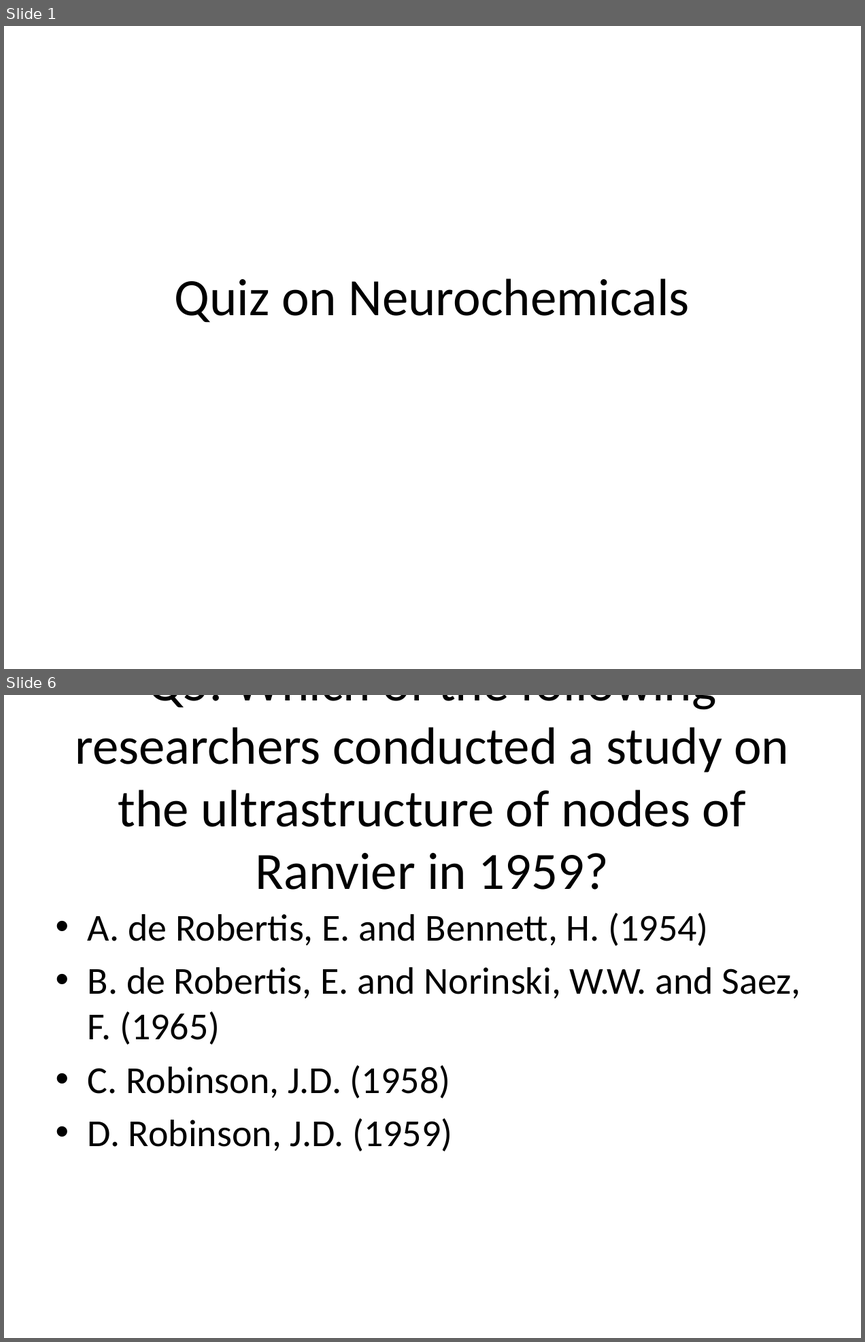
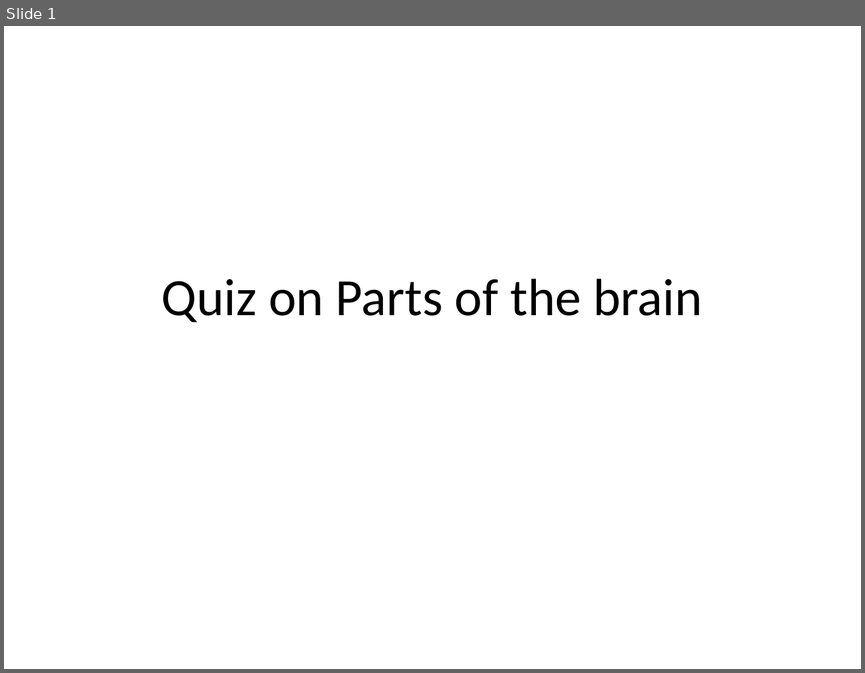
Before and after one commit to possibly-nrs-14/rag-sme, a slide deck: exports/quiz.pptx. Shown one above the other, each under a label of ours: slides 1 and 6 before the commit, slide 1 after it; the slides between them are not shown. The pictures are 865x1342 and 865x673 pixels, drawn with LibreOffice and Linux fonts; fonts in the diff are those of the drawing. Boxes give left, top, right and bottom in pixels: in the first picture for what was removed or moved away, otherwise in the second. Text is boxed around its words. In the diff, an @@ line names an element or a change of style, - is before the commit and + after.

Commit message:
latest quiz exports from demo

```diff
--- a/exports/quiz.pptx
+++ b/exports/quiz.pptx
@@ slide 6 removed at (4, 695, 861, 1338), background #FFFFFF @@
@@ title removed at (75, 695, 789, 889) @@
-Q5: Which of the following researchers conducted a study on the ultrastructure of nodes of Ranvier in 1959?
@@ text removed at (88, 913, 801, 1151) @@
-• A. de Robertis, E. and Bennett, H. (1954)
-• B. de Robertis, E. and Norinski, W.W. and Saez, F. (1965)
-• C. Robinson, J.D. (1958)
-• D. Robinson, J.D. (1959)
@@ slide 1 changed as well @@
@@ title at (162, 278, 702, 322): text changed @@
-Quiz on Neurochemicals
+Quiz on Parts of the brain
```
Also in this commit, not shown: 3 other slides changed, 2 slides added, 3 other slides removed, 9 other files.
